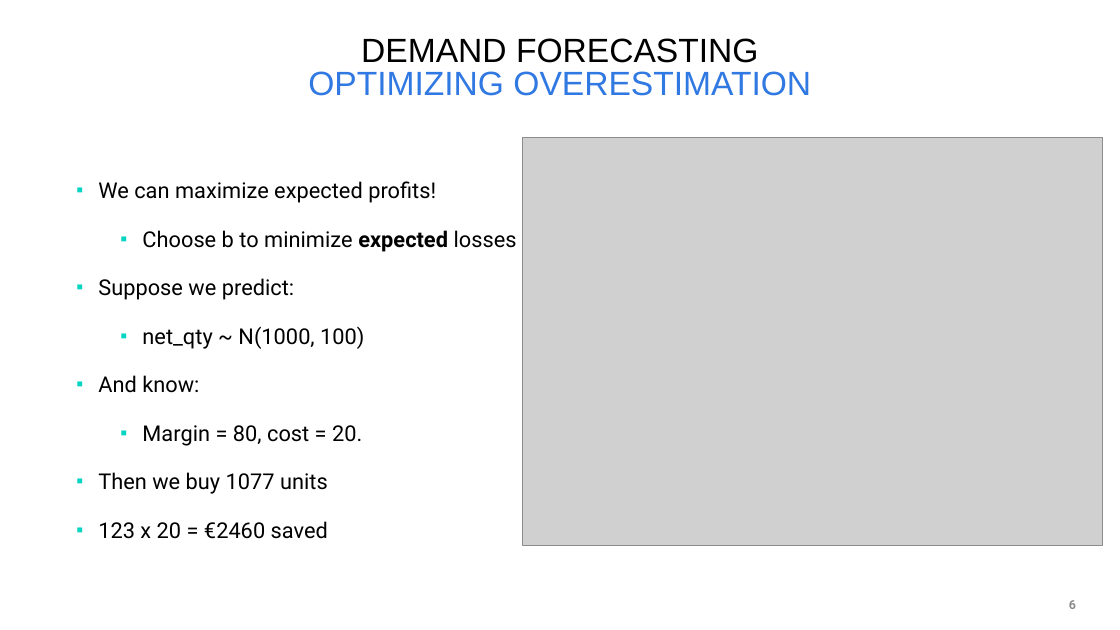
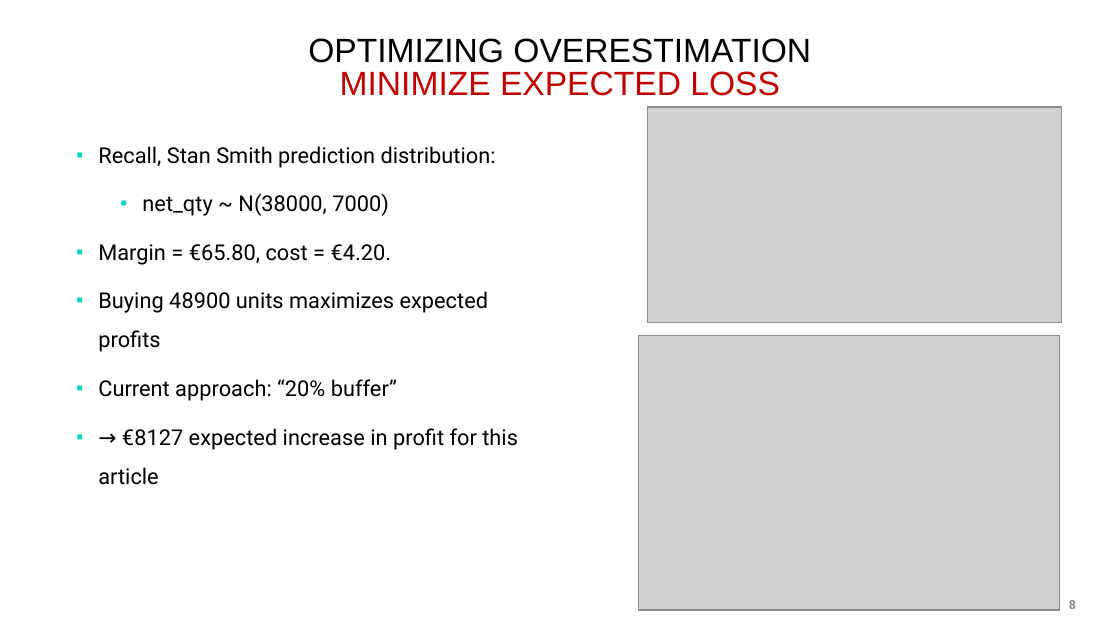
Before and after one commit to cwcomiskey/Misc, a slide deck: slide 8 of adidas/7June2019_putting.pptx (slide 6 before the commit). Drawn at 1120x630 pixels with LibreOffice and Linux fonts; fonts in the diff are those of the drawing; grey boxes stand for pictures; background and template pictures are left out. Boxes give left, top, right and bottom in pixels: in the first picture for what was removed or moved away, otherwise in the second. Text is boxed around its words. In the diff, an @@ line names an element or a change of style, - is before the commit and + after.

```diff
--- a/adidas/7June2019_putting.pptx
+++ b/adidas/7June2019_putting.pptx
@@ title at (308, 38, 811, 96): text changed; text colour #3078E2 to #000000 @@
-DEMAND FORECASTING
-OPTIMIZING OVERESTIMATION
+OPTIMIZING OVERESTIMATION
+MINIMIZE EXPECTED LOSS
@@ picture added at (647, 108, 1062, 324) @@
@@ text at (98, 146, 518, 485): text changed @@
-▪ We can maximize expected profits!
-  ▪ Choose b to minimize expected losses
-▪ Suppose we predict:
-  ▪ net_qty ~ N(1000, 100)
-▪ And know:
-  ▪ Margin = 80, cost = 20.
-▪ Then we buy 1077 units
-▪ 123 x 20 = €2460 saved
+▪ Recall, Stan Smith prediction distribution:
+  ▪ net_qty ~ N(38000, 7000)
+▪ Margin = €65.80, cost = €4.20.
+▪ Buying 48900 units maximizes expected profits
+▪ Current approach: “20% buffer”
+▪ → €8127 expected increase in profit for this article
@@ picture removed at (523, 138, 1103, 545) @@
@@ picture added at (638, 336, 1060, 610) @@
```
Also in this commit, not shown: 10 other slides changed, 2 slides added, 1 other file.
